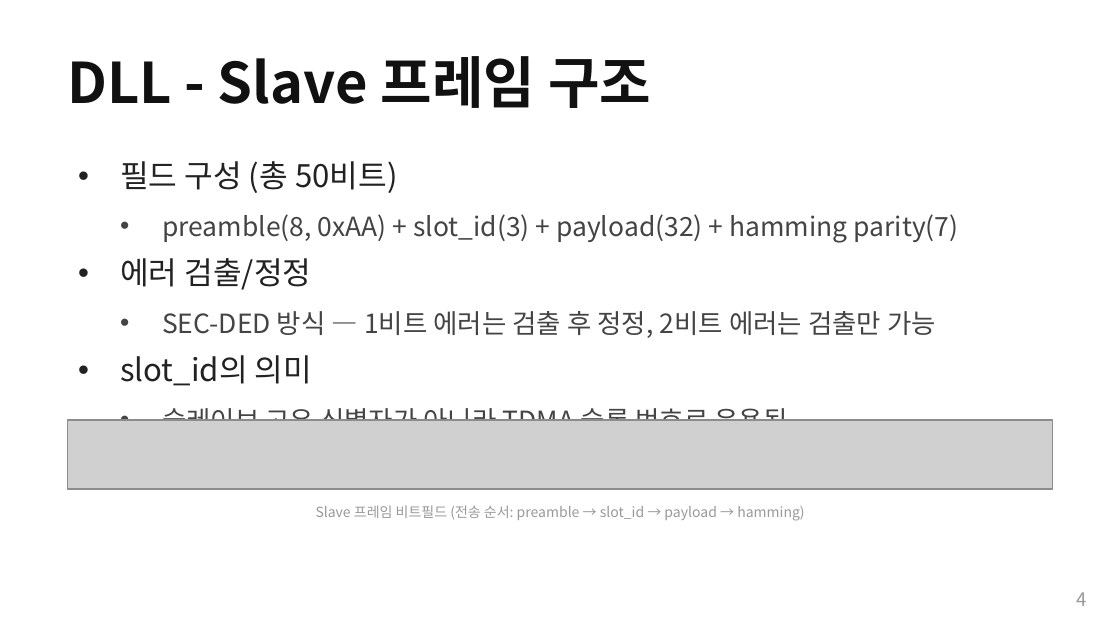
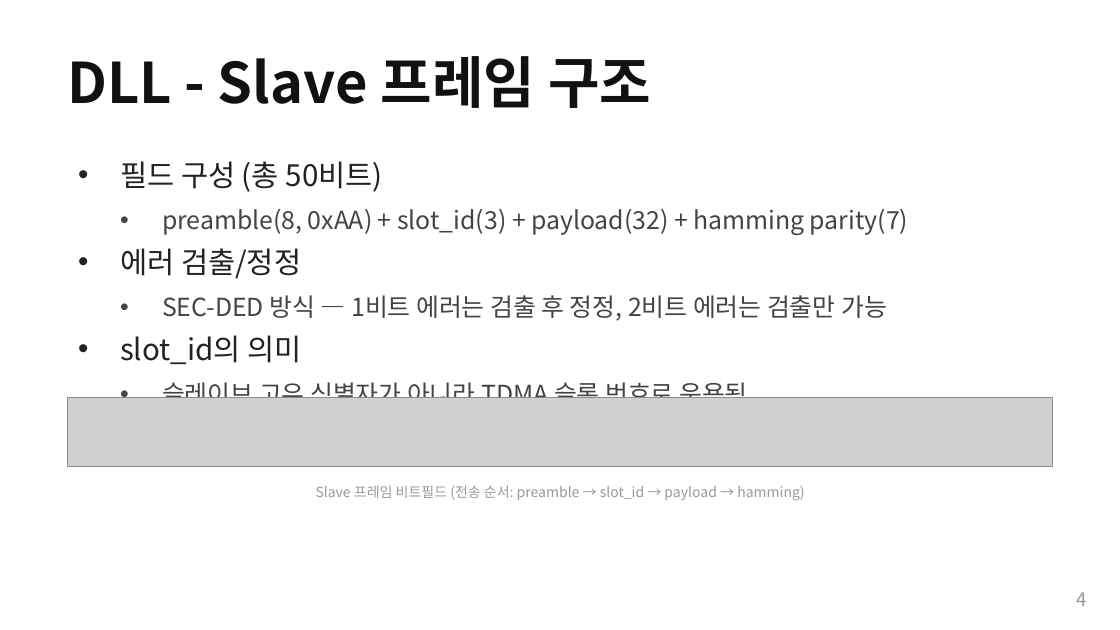
Before and after one commit to Woodong02/SoC_Design_and_Programming, a slide deck: slide 4 of section2_tdma_protocol.pptx. Drawn at 1120x630 pixels with LibreOffice and Linux fonts; fonts in the diff are those of the drawing; grey boxes stand for pictures. Boxes give left, top, right and bottom in pixels: in the first picture for what was removed or moved away, otherwise in the second. Text is boxed around its words. In the diff, an @@ line names an element or a change of style, - is before the commit and + after.

```diff
--- a/section2_tdma_protocol.pptx
+++ b/section2_tdma_protocol.pptx
@@ text "필드 구성 (총 50비트)" at <box>120,161,908,398</box>: size 20 to 19 pt in "필드 구성 (총 50비트)", "에러 검출/정정", "slot_id의 의미"; size 17 to 16 pt in "preamble(8, 0xAA) + slot_id(3) + payload(32) + ...", "SEC-DED 방식 — 1비트 에러는 검출 후 ...", "슬레이브 고유 식별자가 아니라 TDMA 슬롯 번호로 ..."; less space between paragraphs @@
@@ picture: place and size @@
-picture at <box>67,420,1053,489</box>
+picture at <box>67,398,1053,467</box>
@@ text "Slave 프레임 비트필드 (전송 순서: ...": place and size @@
-text "Slave 프레임 비트필드 (전송 순서: ..." at <box>316,505,804,521</box>
+text "Slave 프레임 비트필드 (전송 순서: ..." at <box>316,485,804,501</box>
```
Also in this commit, not shown: 3 other slides changed, 2 other files.
